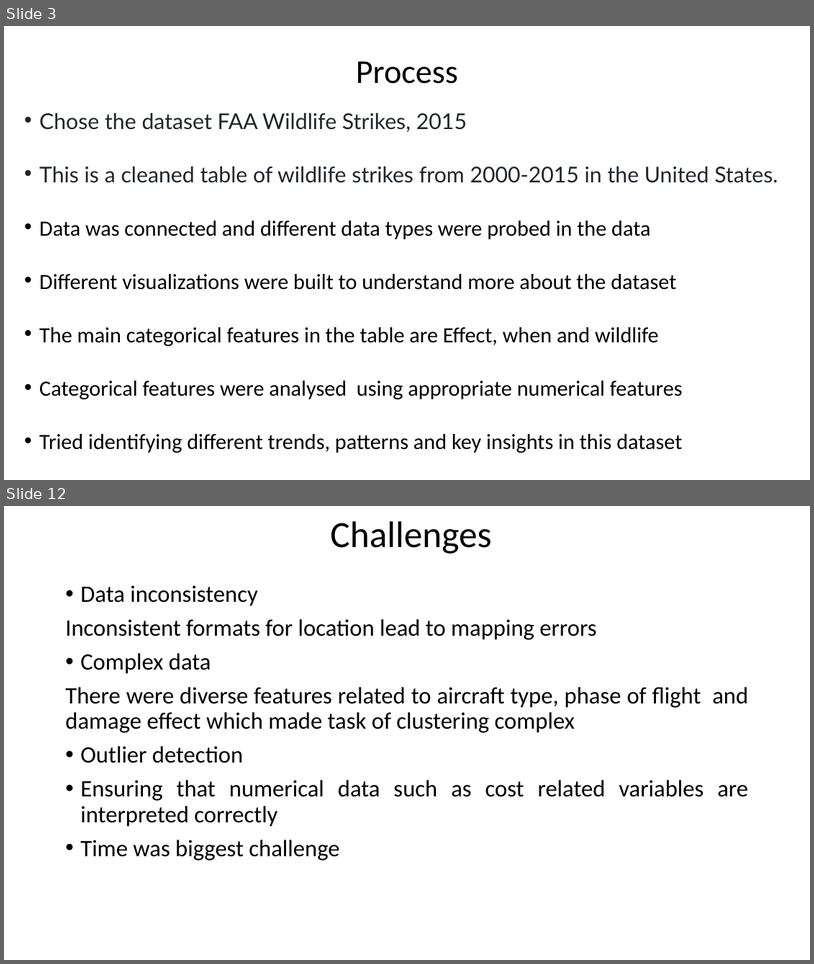
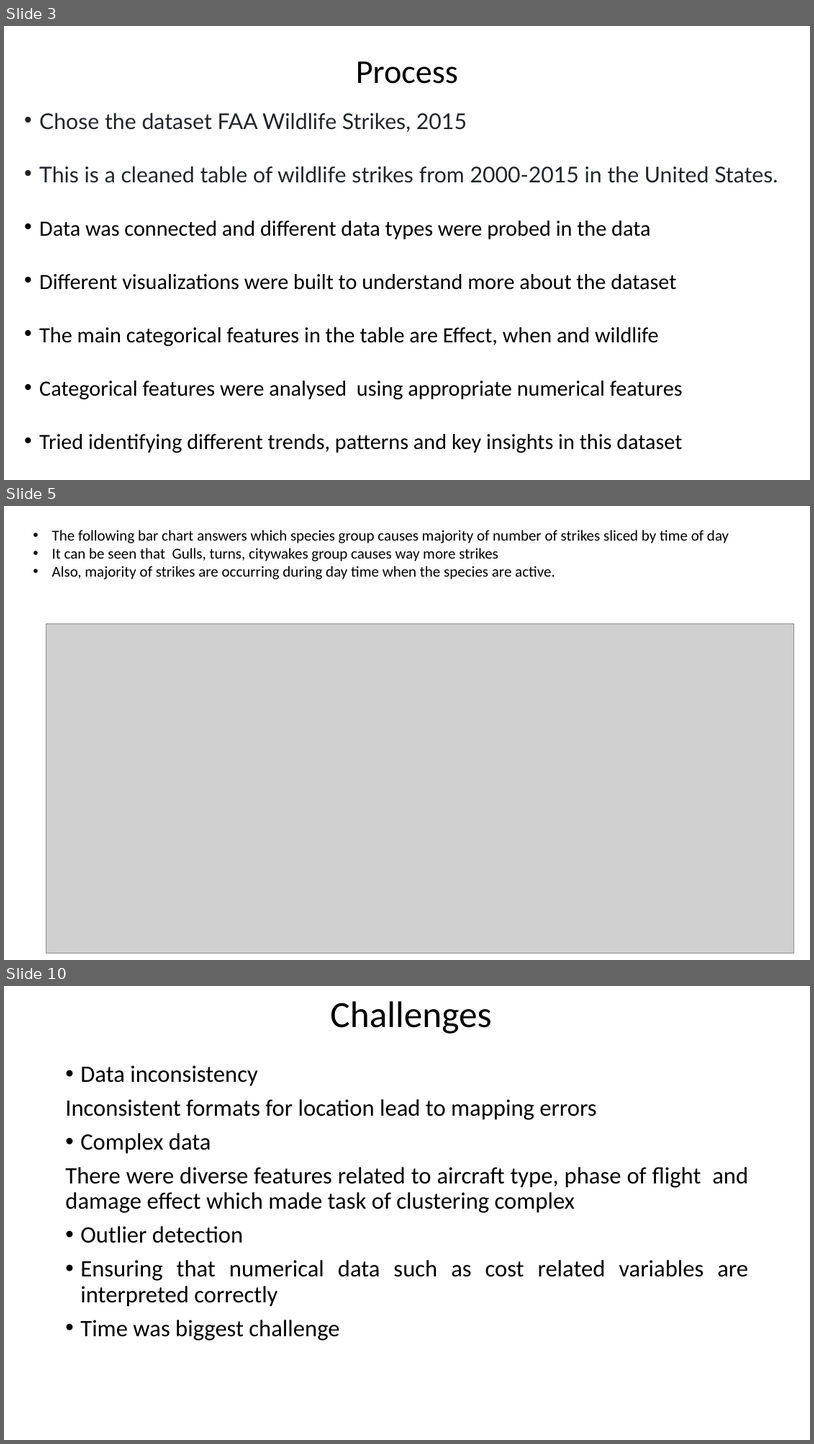
Before and after one commit to Gurkiran-Kaur/Tableau_project, a slide deck: TableauPresentation2FAAWildlifeStrikesKaurGurkiran.pptx. Shown one above the other, each under a label of ours: slides 3 and 12 before the commit, slides 3, 5 and 10 after it; the slides between them are not shown. The pictures are 814x964 and 814x1444 pixels, drawn with LibreOffice and Linux fonts; fonts in the diff are those of the drawing; grey boxes stand for pictures. Boxes give left, top, right and bottom in pixels: in the first picture for what was removed or moved away, otherwise in the second. Text is boxed around its words. In the diff, an @@ line names an element or a change of style, - is before the commit and + after.

```diff
--- a/TableauPresentation2FAAWildlifeStrikesKaurGurkiran.pptx
+++ b/TableauPresentation2FAAWildlifeStrikesKaurGurkiran.pptx
@@ slide 5 added at <box>4,506,810,960</box>, background #FFFFFF @@
@@ text added at <box>52,530,729,579</box>, 18 pt, text #000000 @@
+• The following bar chart answers which species group causes majority of number of strikes sliced by time of day
+• It can be seen that Gulls, turns, citywakes group causes way more strikes
+• Also, majority of strikes are occurring during day time when the species are active.
@@ picture added at <box>46,624,795,952</box> @@
@@ what was slide 12 is now slide 10 @@
```
Also in this commit, not shown: 1 slide changed, 3 other slides added, 6 slides removed.
